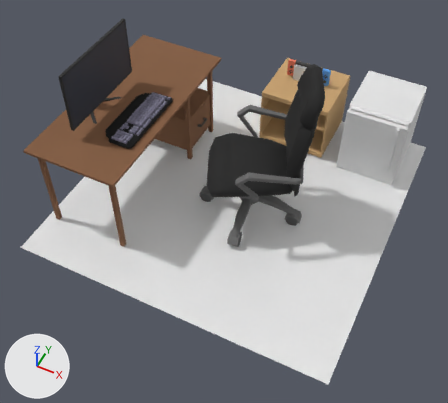
The Blender file src/assets/lowgameroom.blend: old version first, new version second.
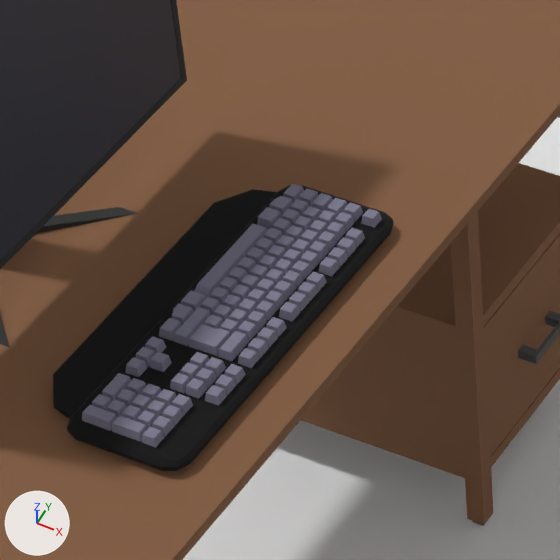
There are two pictures of each version: one whole from a camera (50 mm lens) standing at (1.74, -3.8, 4.55) and looking at (0.08, -0.47, 0.39), one close up on the part from 21% to 46% of the width and 14% to 41% of the height. The axes (+X, +Y, +Z) are drawn at lower left. The lights are the same throughout.

Before the edit, the objects in view are built like this:
```python
me_f1___f4___material_002_0 = bpy.data.meshes.new('( F1 - F4 )_Material.002_0')
me_f1___f4___material_002_0.from_pydata(...)  # 192 vertices, 112 faces; spans x -1.0..7.6, y -1.43..0.07, z -1.0..1.0
me_f1___f4___material_002_0.materials.append(mat_material_002)  # grey #7f7c90
me_plane = bpy.data.meshes.new('Plane')
me_plane.from_pydata([(-1.5, -1.5, 0.0), (1.5, -1.5, 0.0), (-1.5, 1.5, 0.0), (1.5, 1.5, 0.0)], [], [(0, 1, 3, 2)])
ob_f1___f4___material_002_0 = bpy.data.objects.new('( F1 - F4 )_Material.002_0', me_f1___f4___material_002_0)
ob_f1___f4___material_002_0.parent = ob_f1___f4
ob_f1___f4___material_002_0.location = (0.0, 0.0, 0.0)
ob_floor = bpy.data.objects.new('Floor', me_plane)
ob_floor.location = (0.0, 0.0, 0.0)
ob_keyboard = bpy.data.objects.new('Keyboard', None)
ob_keyboard.location = (-0.773, -0.204, 0.956)
ob_keyboard.rotation_euler = (0.0, 0.0, -1.571)  # degrees (0, 0, -90)
ob_keyboard.scale = (0.00015, 0.00015, 0.00015)
# also in view: 'MonitorScreen' at (-1.15, -0.38, 1.32); 'Cube.005_Material.002_0' at (-0.8, -0.24, 0.97); 'Cube.002_Material.002_0' at (-0.77, -0.24, 0.97); '( INS ) ( HOME ) ( PU )_Material.002_0' at (-0.74, -0.53, 0.97); '( 4 ) ( 5 ) ( 6 )_Material.002_0' at (-0.8, -0.64, 0.97)
```
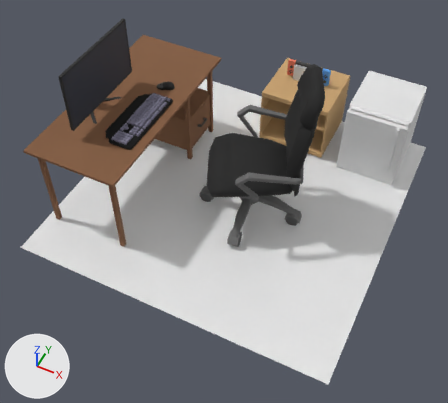
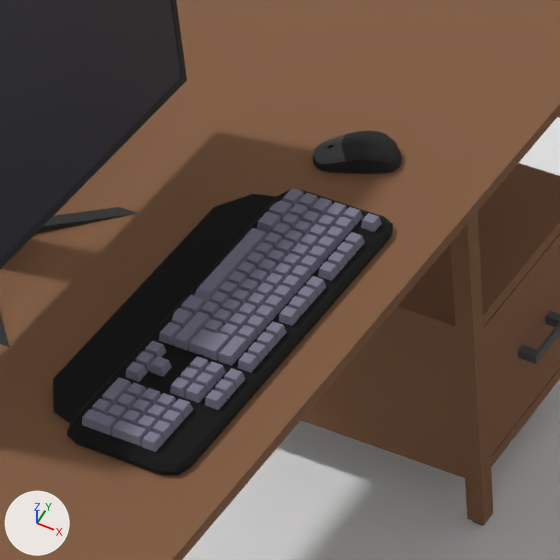
ob_keyboard is not drawn itself; it is the parent of ob_del, ob_x, ob_1_____2_____3, ob_4_____5_____6, ob_7_____8_____9, ob_del_____end_____pd, ob_f1___f4, ob_f5___f8.

Scene script edits in JSON lines:
```json
{"op": "add", "block": "mat_material_010", "code": ["mat_material_010 = principled_material('Material.010')", "mat_material_010.base_color = (0.0766, 0.0766, 0.0766)  # dark grey #4e4e4e", "mat_material_010.roughness = 1.0"]}
{"op": "add", "block": "mat_material_006", "code": ["mat_material_006 = principled_material('Material.006')", "mat_material_006.base_color = (0.0174, 0.0174, 0.0174)  # black #242424", "mat_material_006.roughness = 1.0"]}
{"op": "add", "block": "me_object_2", "code": ["me_object_2 = bpy.data.meshes.new('Object_2')", "me_object_2.from_pydata(...)  # 342 vertices, 178 faces; spans x -0.81..0.81, y -0.51..-0.03, z 0.73..1.99", "me_object_2.materials.append(mat_material_010)  # dark grey #4e4e4e"]}
{"op": "add", "block": "me_object_0", "code": ["me_object_0 = bpy.data.meshes.new('Object_0')", "me_object_0.from_pydata(...)  # 564 vertices, 377 faces; spans x -0.86..0.86, y -0.64..0.27, z -1.27..2.05", "me_object_0.materials.append(mat_material_006)  # black #242424"]}
{"op": "set", "path": "ob_keyboard.location", "old": "(-0.773, -0.204, 0.956)", "new": "(-0.775, -0.204, 0.946)"}
{"op": "add", "block": "ob_object_4", "code": ["ob_object_4 = bpy.data.objects.new('Object_4', me_object_2)", "ob_object_4.parent = ob_mouse", "ob_object_4.location = (0.0, 0.0, 0.0)"]}
{"op": "add", "block": "ob_mouse", "code": ["ob_mouse = bpy.data.objects.new('Mouse', None)", "ob_mouse.location = (-0.814, 0.145, 0.945)", "ob_mouse.rotation_euler = (-1.571, 0.0, 2.04)  # degrees (-90, 0, 117)", "ob_mouse.scale = (0.0495, 0.0495, 0.0495)"]}
{"op": "add", "block": "ob_object_2", "code": ["ob_object_2 = bpy.data.objects.new('Object_2', me_object_0)", "ob_object_2.parent = ob_mouse", "ob_object_2.location = (0.0, 0.0, 0.0)"]}
```

Boxes (x1, y1, x2, y2) around the edits, measured in the close-ups (560 x 560 px):
```json
{"object": "Alusta_Material.001_0", "change": "moved", "before": [53, 185, 393, 471], "after": [53, 190, 393, 475]}
{"object": "Numerot ( 1 - 9 + 0 )_Material.002_0", "change": "moved", "before": [237, 202, 363, 341], "after": [237, 207, 363, 345]}
{"object": "Cube.002_Material.002_0", "change": "moved", "before": [220, 210, 336, 335], "after": [220, 214, 336, 340]}
{"object": "Cube.005_Material.002_0", "change": "moved", "before": [204, 206, 321, 329], "after": [204, 211, 321, 333]}
{"object": "Cube.008_Material.002_0", "change": "moved", "before": [201, 199, 309, 315], "after": [201, 204, 309, 319]}
{"object": "Object_2", "change": "added", "after": [312, 131, 402, 174], "on screen": "black"}
{"object": "SPACE_Material.002_0", "change": "moved", "before": [194, 224, 269, 298], "after": [194, 228, 268, 303]}
{"object": "( NL ) ( / ) ( * ) ( - )_Material.002_0", "change": "moved", "before": [142, 394, 193, 448], "after": [142, 399, 193, 452]}
{"object": "( F9 - f12 )_Material.002_0", "change": "moved", "before": [238, 317, 287, 368], "after": [238, 322, 286, 373]}
{"object": "( F5 - f8 )_Material.002_0", "change": "moved", "before": [279, 272, 327, 321], "after": [279, 276, 326, 326]}
{"object": "( F1 - F4 )_Material.002_0", "change": "moved", "before": [318, 228, 365, 276], "after": [318, 232, 365, 281]}
{"object": "ENTER OIKEA_Material.002_0", "change": "moved", "before": [189, 324, 231, 356], "after": [188, 329, 230, 361]}
{"object": "( PS ) ( SL ) ( PB )_Material.002_0", "change": "moved", "before": [205, 364, 246, 406], "after": [205, 368, 245, 410]}
{"object": "( INS ) ( HOME ) ( PU )_Material.002_0", "change": "moved", "before": [185, 357, 226, 399], "after": [185, 362, 226, 403]}
{"object": "( LEFT ) ( DOWN ) ( RIGHT )_Material.002_0", "change": "moved", "before": [125, 336, 166, 378], "after": [125, 341, 166, 382]}
{"object": "( DEL ) ( END ) ( PD )_Material.002_0", "change": "moved", "before": [170, 352, 210, 393], "after": [170, 356, 209, 398]}
{"object": "( 7 ) ( 8 ) ( 9 )_Material.002_0", "change": "moved", "before": [137, 389, 177, 428], "after": [137, 393, 176, 432]}
{"object": "( 1 ) ( 2 ) ( 3 )_Material.002_0", "change": "moved", "before": [107, 378, 146, 418], "after": [107, 383, 146, 422]}
{"object": "( 4 ) ( 5 ) ( 6 )_Material.002_0", "change": "moved", "before": [122, 384, 161, 421], "after": [122, 388, 162, 426]}
{"object": "RIGHT SHIFT_Material.002_0", "change": "moved", "before": [174, 307, 211, 346], "after": [174, 311, 211, 350]}
{"object": "( + )_Material.002_0", "change": "moved", "before": [112, 416, 148, 442], "after": [112, 420, 148, 446]}
{"object": "ENTER_Material.002_0", "change": "moved", "before": [82, 405, 117, 431], "after": [82, 409, 117, 435]}
{"object": "BACKPACE_Material.002_0", "change": "moved", "before": [218, 331, 249, 361], "after": [218, 335, 249, 366]}
{"object": "Object_4", "change": "added", "after": [314, 134, 346, 164]}
{"object": "( INS ) / ( 0 )_Material.002_0", "change": "moved", "before": [102, 373, 132, 401], "after": [102, 377, 131, 406]}
{"object": "ALT_Material.002_0", "change": "moved", "before": [257, 207, 282, 229], "after": [257, 212, 282, 233]}
{"object": "OIKEA CTRL_Material.002_0", "change": "moved", "before": [159, 318, 182, 341], "after": [159, 322, 182, 345]}
{"object": "ALTGR_Material.002_0", "change": "moved", "before": [181, 290, 206, 311], "after": [181, 295, 206, 316]}
{"object": "( UP )_Material.002_0", "change": "moved", "before": [150, 352, 172, 372], "after": [150, 356, 172, 377]}
{"object": "FN_Material.002_0", "change": "moved", "before": [172, 303, 194, 325], "after": [172, 308, 194, 329]}
{"object": "WINDOWS_Material.002_0", "change": "moved", "before": [269, 196, 293, 215], "after": [269, 200, 293, 219]}
{"object": "ESC_Material.002_0", "change": "moved", "before": [361, 209, 382, 228], "after": [361, 213, 382, 232]}
{"object": "CP_Material.002_0", "change": "moved", "before": [312, 193, 333, 213], "after": [312, 198, 333, 217]}
{"object": "TAB_Material.002_0", "change": "moved", "before": [326, 198, 347, 217], "after": [326, 202, 347, 221]}
{"object": "LEFT CTRL_Material.002_0", "change": "moved", "before": [283, 184, 304, 203], "after": [283, 188, 304, 207]}
{"object": ". DEL_Material.002_0", "change": "moved", "before": [92, 394, 112, 411], "after": [92, 398, 112, 415]}
{"object": "LEFT SHIFT_Material.002_0", "change": "moved", "before": [299, 188, 319, 207], "after": [299, 193, 318, 211]}
```
